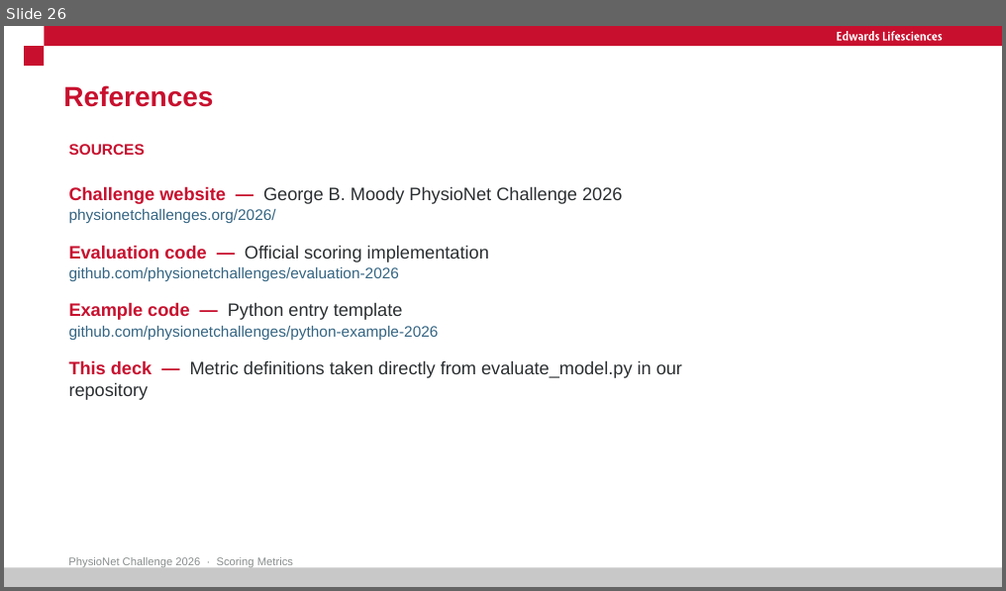
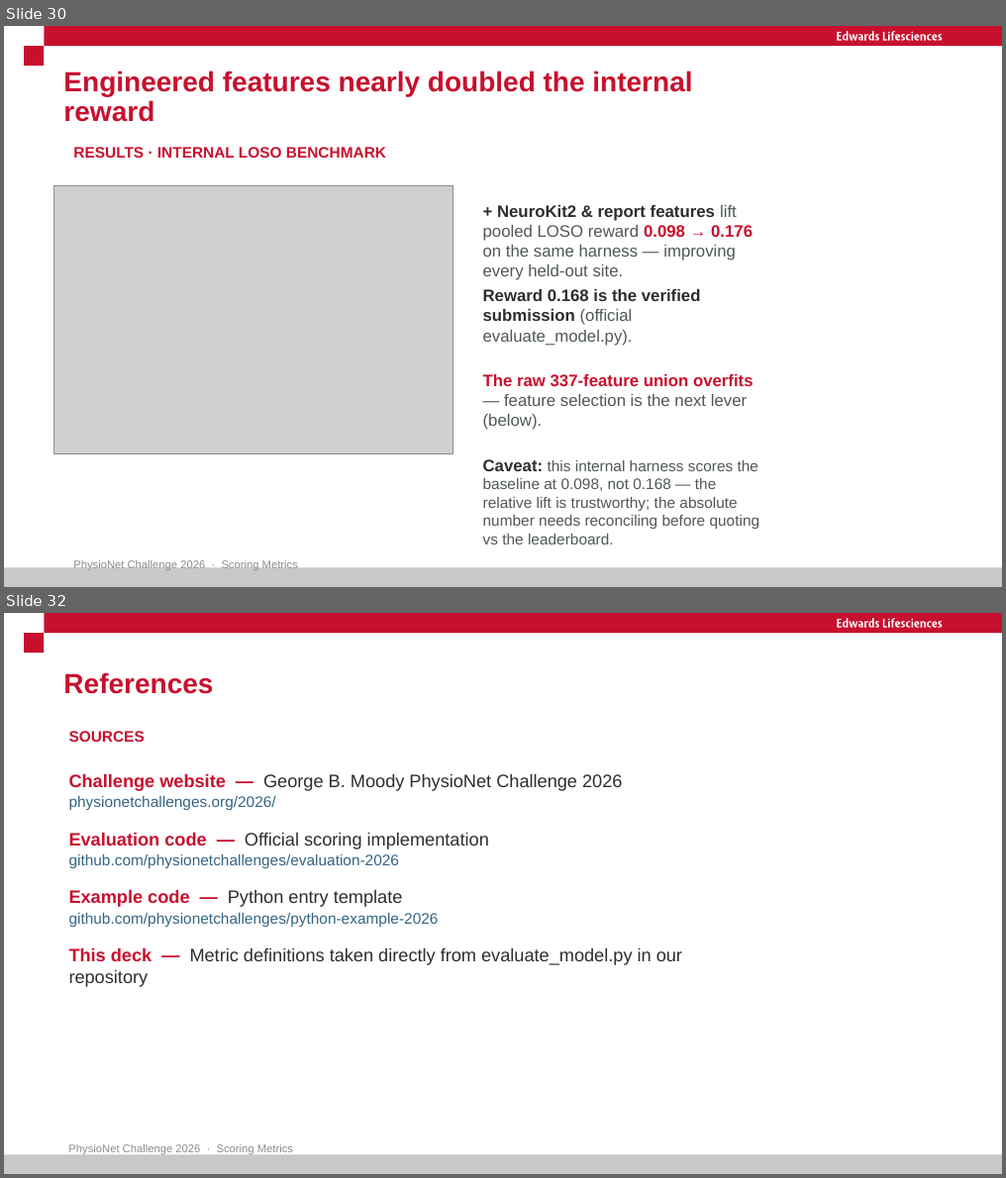
Before and after one commit to ArshiaIlaty/Sleeper, a slide deck: PhysioNet Challenge 2026 - Scoring Metrics.pptx. Shown one above the other, each under a label of ours: slide 26 before the commit, slides 30 and 32 after it; the slides between them are not shown. The pictures are 1006x591 and 1006x1178 pixels, drawn with LibreOffice and Linux fonts; fonts in the diff are those of the drawing; grey boxes stand for pictures. Boxes give left, top, right and bottom in pixels: in the first picture for what was removed or moved away, otherwise in the second. Text is boxed around its words. In the diff, an @@ line names an element or a change of style, - is before the commit and + after.

```diff
--- a/PhysioNet Challenge 2026 - Scoring Metrics.pptx
+++ b/PhysioNet Challenge 2026 - Scoring Metrics.pptx
@@ slide 30 added at [4,26,1002,587], background #FFFFFF; not listed: 4 template elements that a slide beside it also shows @@
@@ title added at [63,71,692,122], 20 pt, text #C8102E, bold @@
+Engineered features nearly doubled the internal reward
@@ text added at [73,147,386,158], 11 pt, text #C8102E, bold @@
+RESULTS · INTERNAL LOSO BENCHMARK
@@ picture added at [54,185,453,454] @@
@@ text added at [483,205,752,280], 12 pt, text #505759 @@
++ NeuroKit2 & report features lift pooled LOSO reward 0.098 → 0.176 on the same harness — improving every held-out site.
@@ text added at [483,289,701,346], 12 pt, text #2A2E30, bold @@
+Reward 0.168 is the verified submission (official evaluate_model.py).
@@ text added at [483,374,753,430], 12 pt, text #505759 @@
+The raw 337-feature union overfits — feature selection is the next lever (below).
@@ text added at [483,460,760,545], 11 pt, text #505759 @@
+Caveat: this internal harness scores the baseline at 0.098, not 0.168 — the relative lift is trustworthy; the absolute number needs reconciling before quoting vs the leaderboard.
@@ text added at [73,561,298,570], 8 pt, text #898D8D @@
+PhysioNet Challenge 2026 · Scoring Metrics
@@ what was slide 26 is now slide 32 @@
```
Also in this commit, not shown: 5 other slides added, 25 other files.
